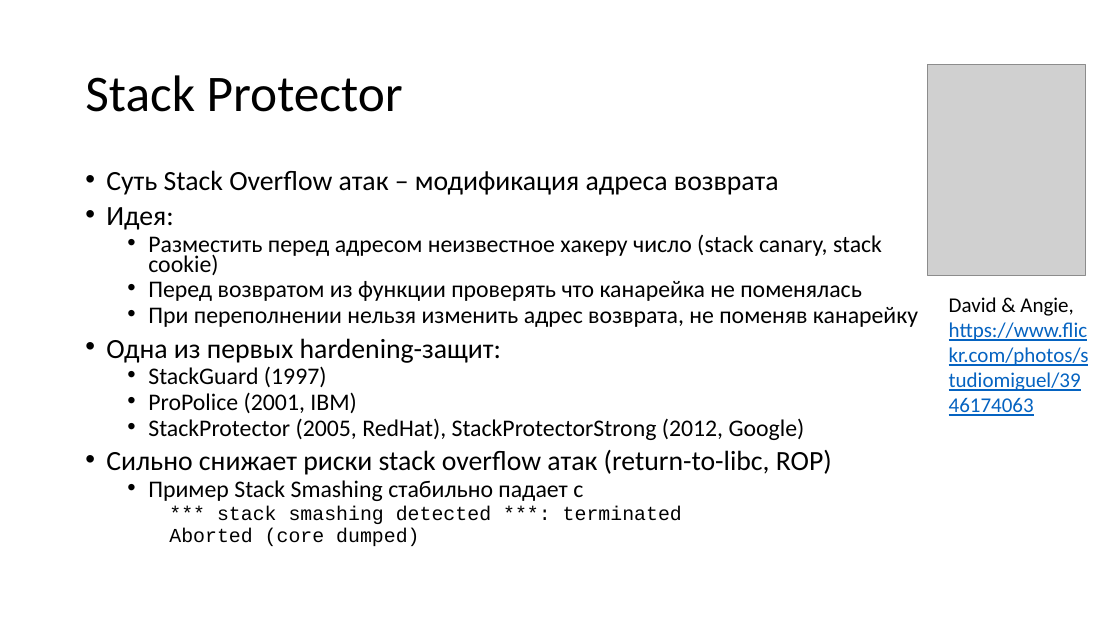
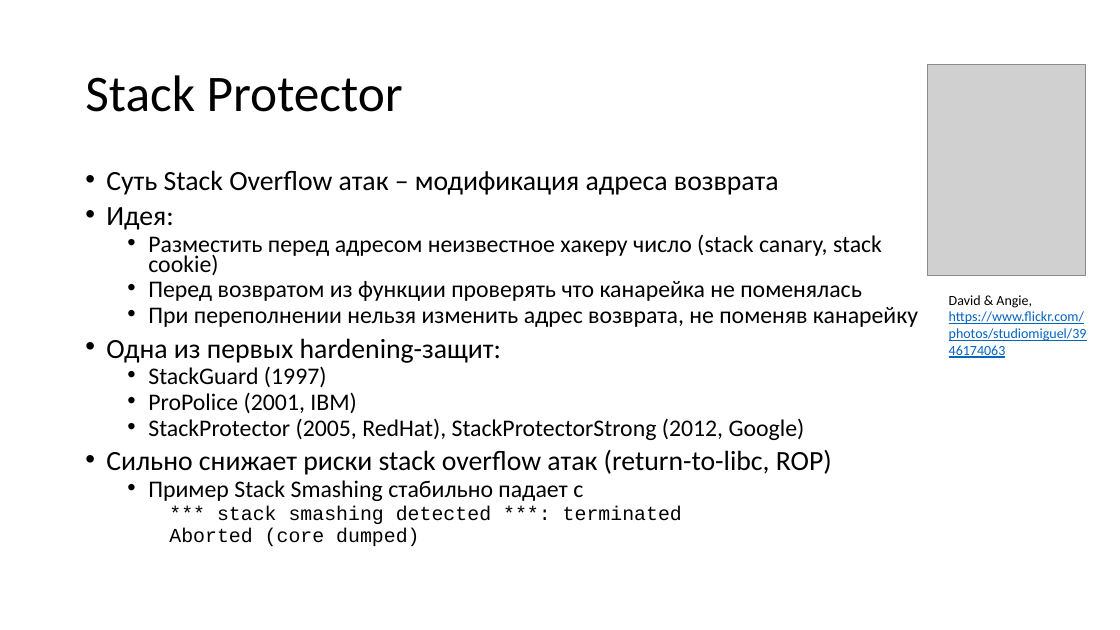
Before and after one commit to yugr/slides, a slide deck: slide 16 of CppZeroCost/2025/RU.pptx. Drawn at 1120x630 pixels with LibreOffice and Linux fonts; fonts in the diff are those of the drawing; grey boxes stand for pictures. Boxes give left, top, right and bottom in pixels: in the first picture for what was removed or moved away, otherwise in the second. Text is boxed around its words. In the diff, an @@ line names an element or a change of style, - is before the commit and + after.

```diff
--- a/CppZeroCost/2025/RU.pptx
+++ b/CppZeroCost/2025/RU.pptx
@@ text "David & Angie, https://www.flickr.com/photos/studiomiguel/39 ..." at (949,295,1087,341): size 18 to 12 pt @@
```
Also in this commit, not shown: 3 other slides changed.
